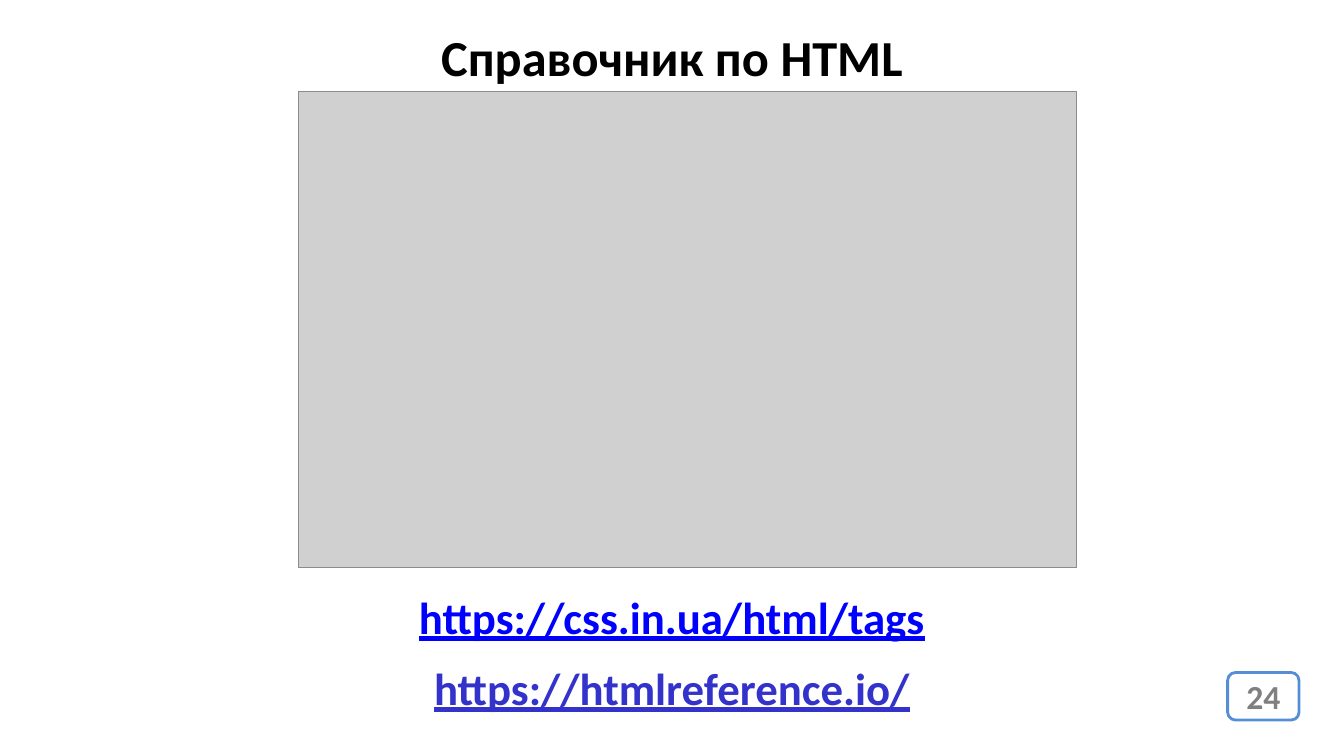
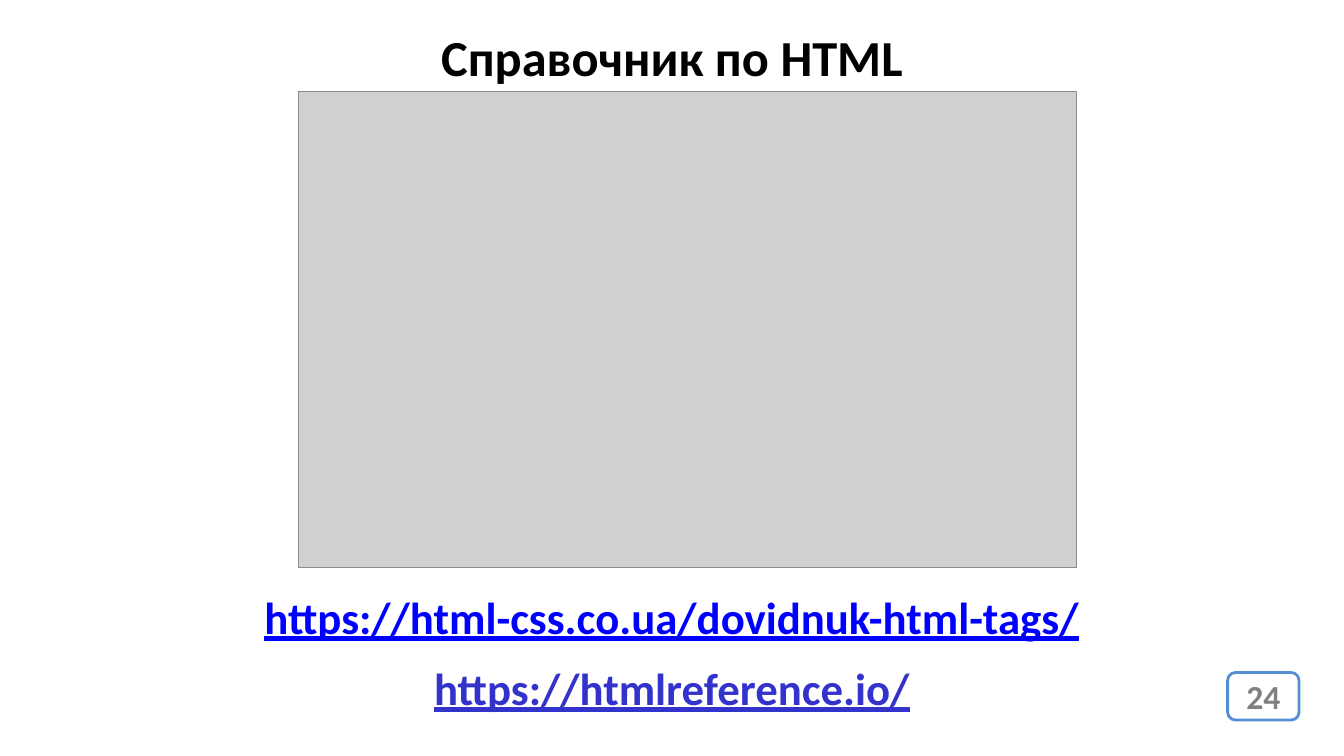
Before and after one commit to web51-ortdnipro/lesson02, a slide deck: slide 24 of lesson02.pptx. Drawn at 1344x756 pixels with LibreOffice and Linux fonts; fonts in the diff are those of the drawing; grey boxes stand for pictures. Boxes give left, top, right and bottom in pixels: in the first picture for what was removed or moved away, otherwise in the second. Text is boxed around its words. In the diff, an @@ line names an element or a change of style, - is before the commit and + after.

```diff
--- a/lesson02.pptx
+++ b/lesson02.pptx
@@ text at (264,602,1078,642): text changed @@
-https://css.in.ua/html/tags
+https://html-css.co.ua/dovidnuk-html-tags/
```
Also in this commit, not shown: 1 other file.
